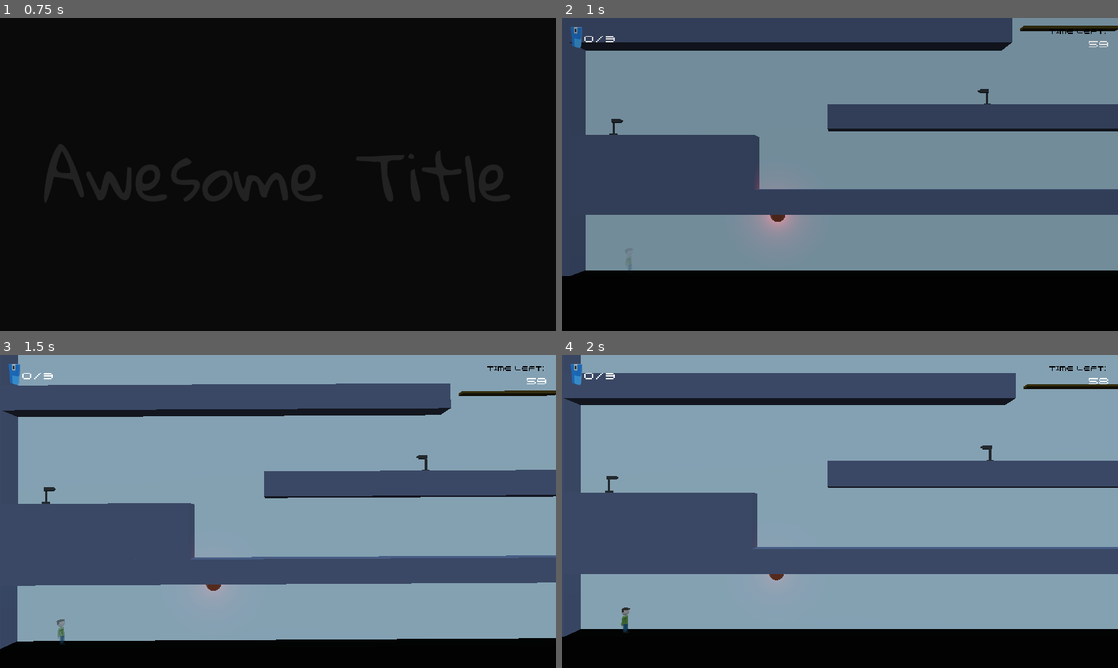
Above: before the commit, frames 1-4 (two rows, left to right).
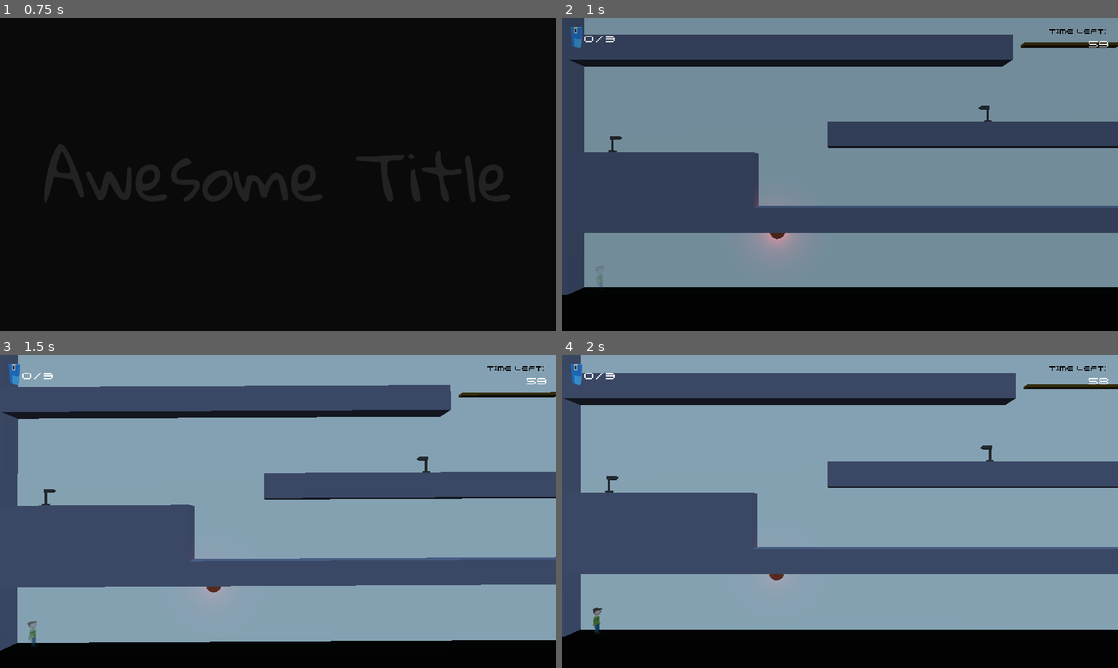
Above: after the commit, the same moments.

Repository: dsaltares/ludumdare-47
Game: Godot game, scene res://Main.tscn
Two runs of this game, one before a commit and one after it. Both use one fixed random seed, a clock stepped at 60 frames per second and the inputs below. Sound files missing from this copy of the repository are replaced by a short silence.
Inputs:
- Up to frame 1 (0.75 s): tap Enter (ui_accept) at 0.5 s; hold D (move_right) from 0.53 s (still down); tap N (new_run) at 0.6 s
- Up to frame 2 (1 s): keep holding D (move_right); tap Space (jump) at 0.77 s
- Up to frame 3 (1.5 s): release D (move_right) at 1.28 s; hold A (move_left) from 1.28 s (still down); tap C (shake) at 1.35 s
- Up to frame 4 (2 s): keep holding A (move_left); tap Space (jump) at 1.52 s

Frame 1 is identical in both runs. In frame 2, 34% of the frame differs, in the area x 0-100%, y 0-89%; in frame 3, 4.6%; in frame 4, 0.5%.

Commit message:
add visual indication that the level continues

Diff:
--- a/game/Level/Level.tscn
+++ b/game/Level/Level.tscn
@@ -27,7 +27,7 @@
 script = ExtResource( 5 )
 
 [node name="Player" parent="." instance=ExtResource( 6 )]
-transform = Transform( 1, 0, 0, 0, 1, 0, 0, 0, 1, -43.6785, 0.568453, 0 )
+transform = Transform( 1, 0, 0, 0, 1, 0, 0, 0, 1, -46, 0, 0 )
 MAX_RUNNING_SPEED = 15.0
 MAX_FALLING_SPEED = 25.0
 TIME_TO_MAX_SPEED = 0.25
@@ -103,6 +103,9 @@
 
 [node name="Floor14" parent="Environment/Floors" instance=ExtResource( 1 )]
 transform = Transform( 12, 0, 0, 0, 4.5, 0, 0, 0, 1, 42, 30.25, 0 )
+
+[node name="Floor15" parent="Environment/Floors" instance=ExtResource( 1 )]
+transform = Transform( 2, 0, 0, 0, 10, 0, 0, 0, 1, 15.4, 33, 0 )
 
 [node name="Keys" type="Spatial" parent="Environment"]
 
